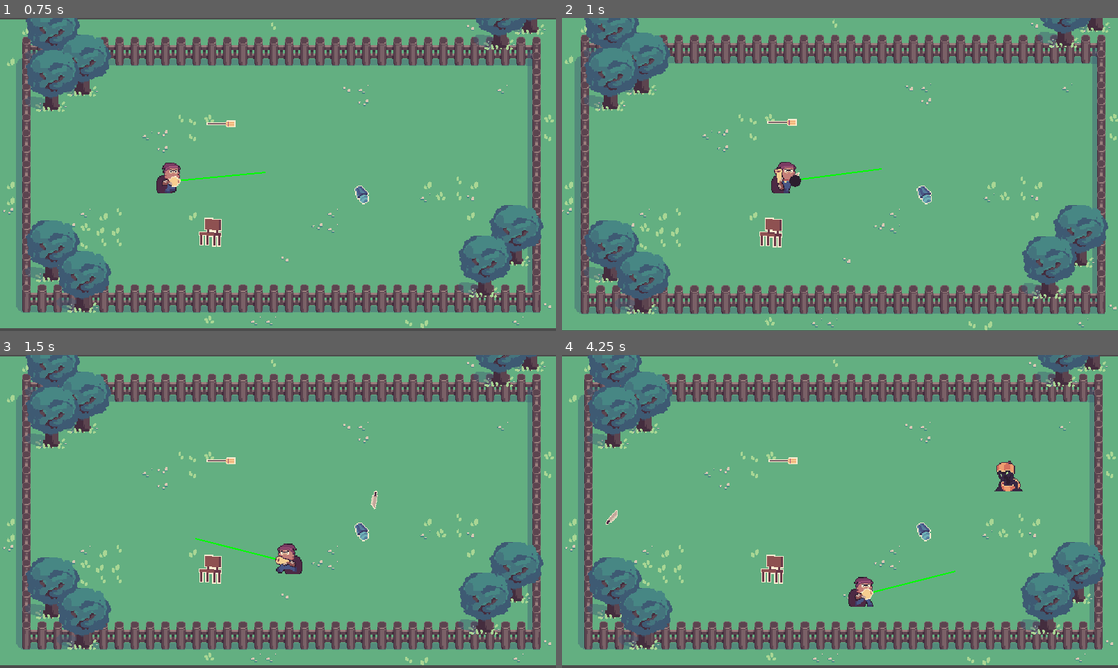
Above: before the commit, frames 1-4 (two rows, left to right).
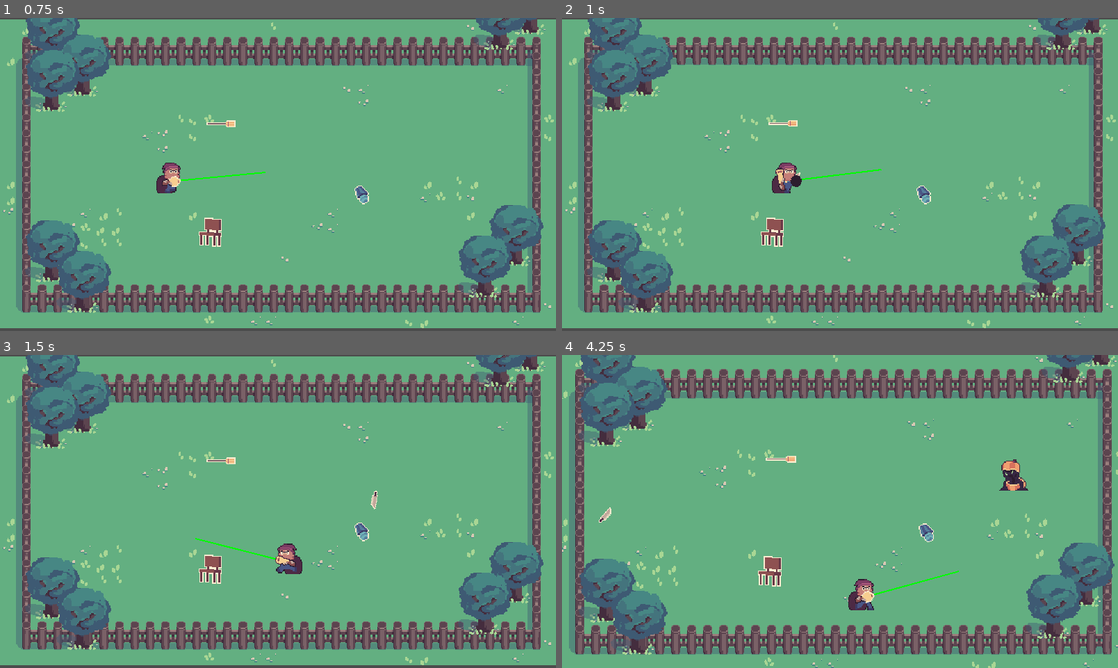
Above: after the commit, the same moments.

Repository: OceanBoy612/BrackeysJam2021
Game: Godot game, scene res://Code/World.tscn
Same seed, same stepped clock (60 frames per second), same inputs: the game is played once before the commit and once after it.
Inputs (mouse positions are in pixels of both pictures, inside the frame that each line leads up to):
- Up to frame 1 (0.75 s): tap Enter (ui_accept) at 0.5 s; move the mouse to (400, 158) at 0.52 s; hold Right (ui_right) from 0.53 s (still down); hold Enter (ui_accept) from 0.53 s (still down)
- Up to frame 2 (1 s): keep holding Right (ui_right); keep holding Enter (ui_accept)
- Up to frame 3 (1.5 s): move the mouse to (166, 527) at 1.27 s; release Right (ui_right) at 1.28 s; release Enter (ui_accept) at 1.28 s; hold Down (ui_down) from 1.28 s (still down); tap Enter (ui_accept) at 1.35 s
- Up to frame 4 (4.25 s): tap Enter (ui_accept) at 1.52, 1.82, 2.85, 3.02, 3.32 s; move the mouse to (895, 442) at 2.02 s; release Down (ui_down) at 2.03 s; hold Right (ui_right) 2.03-2.78 s; hold Enter (ui_accept) 2.03-2.78 s; move the mouse to (812, 574) at 2.77 s; hold Up (ui_up) 2.78-3.53 s; move the mouse to (1006, 558) at 3.52 s; hold Left (ui_left) from 3.53 s (still down); hold Enter (ui_accept) from 3.53 s (still down)

Frame 1 is identical in both runs. In frame 2, 17% of the frame differs, in the area x 0-100%, y 0-100%; in frame 3, 1.1%; in frame 4, 27%.

Commit message:
Fixed zoom issue

Diff:
--- a/src/Code/Camera2D.gd
+++ b/src/Code/Camera2D.gd
@@ -14,16 +14,21 @@
 	if trauma:
 		trauma = max(trauma - decay * delta, 0)
 		shake()
+	if zooming:
+		zooming = max(zooming - zoom_decay * delta, 0)
+		do_zoom()
 
-func add_zoom(amount, time):
-	$Tween.interpolate_property(self, "zoom", zoom*amount, zoom, time, Tween.TRANS_QUART, Tween.EASE_OUT)
-	$Tween.start()
+var zooming = 0.0
+var max_zoom = 0.2
+var zoom_decay = 0.3
+var zoom_factor = 0.054
 
+func add_zoom(amount):
+	zooming = min(zooming+amount*zoom_factor, max_zoom)
 
-
-
-
-
+func do_zoom():
+	var zoom_amount = 1-zooming
+	zoom = Vector2(zoom_amount, zoom_amount)
 
 """
 
--- a/src/Code/Player/Player.gd
+++ b/src/Code/Player/Player.gd
@@ -5,6 +5,7 @@
 signal moved
 signal shot
 signal picked_up_item
+signal charged
 signal shuffled_deck
 
 
@@ -57,6 +58,7 @@
 	$Aimer/Blunderbuss.shoot()
 
 func charge_gun():
+	emit_signal("charged")
 	$Aimer/Blunderbuss.windup()
 
 
--- a/src/Code/World.gd
+++ b/src/Code/World.gd
@@ -2,10 +2,12 @@
 
 func _ready():
 	$Player.connect("shot", self, "on_player_shot")
+	$Player.connect("charged", self, "on_player_charged")
 
 
+func on_player_charged():
+	$Camera2D.add_zoom(0.1)
 
 func on_player_shot():
-	print("SHOOT")
-	$Camera2D.add_trauma(0.3)
-	$Camera2D.add_zoom(0.98, 1)
+	$Camera2D.add_trauma(0.2)
+	$Camera2D.add_zoom(0.3)
